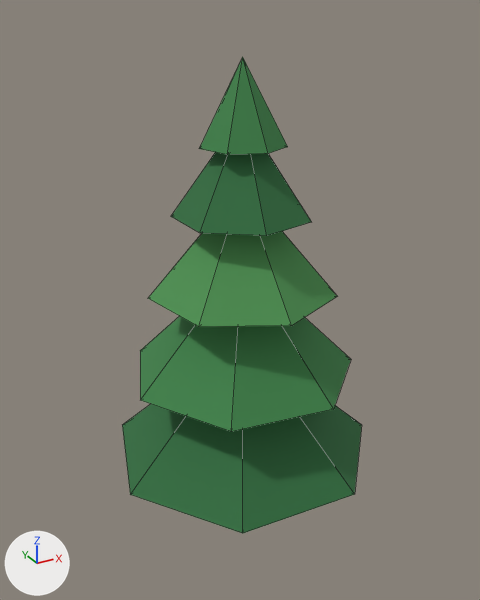
The glTF model assets/models/tree_pine.glb, before and after one commit.
The view is the same before and after, from a 50 mm camera at (-5.05, -9.1, 9.06) aimed at (0.04, 0.16, 4.43). The axes (+X, +Y, +Z) are drawn at lower left. The lights are the same throughout. The first picture is the older version. Mesh edges are drawn as thin lines. Objects named as collision shapes, trigger or cutter boxes, shadow casters or lower levels of detail are left out. Where no turn or scale is listed for an object, it has been applied to the vertices. Vertices at exactly the same position are counted once.

Objects in the first picture: 'Pine'.
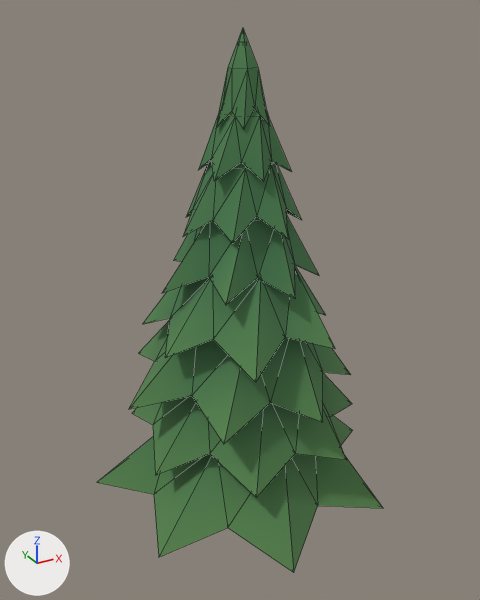
The change, as a list of edits to the scene's bpy script:
```text
Add mat_vc_rough:
    mat_vc_rough = bpy.data.materials.new('vc_rough')
    mat_vc_rough.use_nodes = True; mat_vc_rough.node_tree.nodes.clear()
    _N = mat_vc_rough.node_tree.nodes; _L = mat_vc_rough.node_tree.links
    n0 = _N.new('ShaderNodeBsdfPrincipled'); n0.name = 'Principled BSDF'
    n0.inputs[2].default_value = 0.92  # 'Roughness'
    n1 = _N.new('ShaderNodeOutputMaterial'); n1.name = 'Material Output'
    n2 = _N.new('ShaderNodeVertexColor'); n2.name = 'Color Attribute'
    _L.new(n0.outputs[0], n1.inputs[0])  # 'BSDF' to 'Surface'
    _L.new(n2.outputs[0], n0.inputs[0])  # 'Color' to 'Base Color'
Change me_pine:
    used by ob_pine; location = (0.0, 0.0, 0.0)
    remove me_pine.from_pydata(...)  # 61 vertices, 98 faces; spans x -2.36..2.31, y -2.21..2.4, z 0.0..8.4
    remove me_pine.materials.append(mat_env_bark)  # brown #7a4a2a
    remove me_pine.materials.append(mat_env_pine)  # dark green #2f6e3e
    remove me_pine.materials.append(mat_env_pine2)  # green #3d8248
    remove me_pine.materials.append(mat_env_pine3)  # green #4c9150
    add me_pine.from_pydata(...)  # 221 vertices, 408 faces; spans x -2.54..2.76, y -2.49..2.61, z -0.2..8.8
    me_pine part 1: the loose piece of 9 vertices spanning x -1.99..1.87, y -1.91..1.98, z 3.2..5.2 is rebuilt with 23 vertices and now spans x -2.16..1.91, y -1.82..1.97, z 2.94..5.3, in mat_vc_rough
    me_pine part 2: the loose piece of 9 vertices spanning x -0.69..0.67, y -0.7..0.65, z 7.1..8.4 is rebuilt with 20 vertices and now spans x -0.68..0.66, y -0.68..0.77, z 6.67..8.2, in mat_vc_rough
    me_pine part 3: the loose piece of 9 vertices spanning x -2.36..2.31, y -2.21..2.4, z 1.6..3.8 is rebuilt with 23 vertices and now spans x -1.95..2.25, y -1.88..2.13, z 1.94..4.4, in mat_vc_rough
    me_pine part 4: the loose piece of 9 vertices spanning x -1.05..1.15, y -1.13..1.11, z 6.0..7.6 is rebuilt with 23 vertices and now spans x -1.07..0.9, y -1.0..1.03, z 5.8..7.55, in mat_vc_rough
    me_pine part 5: the loose piece of 9 vertices spanning x -1.55..1.57, y -1.6..1.46, z 4.7..6.5 is rebuilt with 23 vertices and now spans x -1.45..1.17, y -1.21..1.36, z 4.92..6.85, in mat_vc_rough
    me_pine part 6: a new loose piece of 23 vertices spanning x -2.54..2.76, y -2.49..2.61, z 0.79..3.4, in mat_vc_rough
    me_pine part 7: a new loose piece of 23 vertices spanning x -1.64..1.58, y -1.67..1.58, z 3.93..6.1, in mat_vc_rough
    me_pine part 8: a new loose piece of 20 vertices spanning x -0.47..0.49, y -0.38..0.42, z 7.4..8.8, in mat_vc_rough
    other edits to the shape of me_pine do not show in these pictures
    add me_pine.materials.append(mat_vc_rough)
```

Location of each change, [x1, y1, x2, y2] in pixels of the pictures (480 x 600 px):
'Pine', reshaped (19% wider, 14% taller)
    before: [122, 57, 362, 533]
    after: [97, 28, 383, 573]
part 1 of me_pine, rebuilt (7% taller)
    before: [140, 316, 351, 432]
    after: [129, 320, 351, 444]
part 2 of me_pine, rebuilt
    before: [199, 57, 288, 155]
    after: [198, 109, 291, 182]
part 3 of me_pine, rebuilt (8% narrower)
    before: [122, 404, 362, 533]
    after: [132, 373, 352, 498]
part 4 of me_pine, rebuilt (16% narrower)
    before: [171, 152, 311, 236]
    after: [183, 161, 301, 243]
part 5 of me_pine, rebuilt
    before: [148, 231, 337, 327]
    after: [162, 216, 319, 305]
part 6 of me_pine, added (green)
    after: [97, 416, 383, 573]
part 7 of me_pine, added (green)
    after: [143, 266, 335, 382]
part 8 of me_pine, added (green)
    after: [216, 28, 269, 130]
